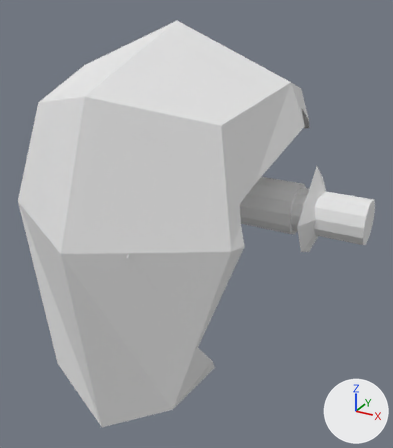
Before and after pictures for a commit that changed the OBJ model Assets/Models/Head/Face/head_0014.obj.
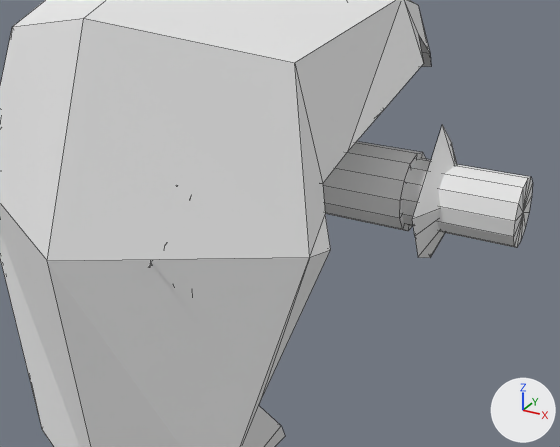
Each version appears first whole from a 50 mm lens placed at (0.528, -0.888, 0.369), pointed at (0.04, -0.001, -0.075), and next in a close-up on the part from 8% to 100% of the width and 19% to 84% of the height. Arrows for +X, +Y and +Z are at lower right; the lights stay in place. The close-ups show mesh edges as thin lines. Where no turn or scale is listed for an object, it has been applied to the vertices. Vertices at the same position are counted once.

In view in the first close-up: 'head_0014'.
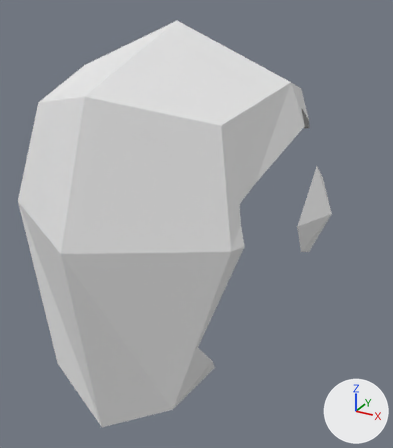
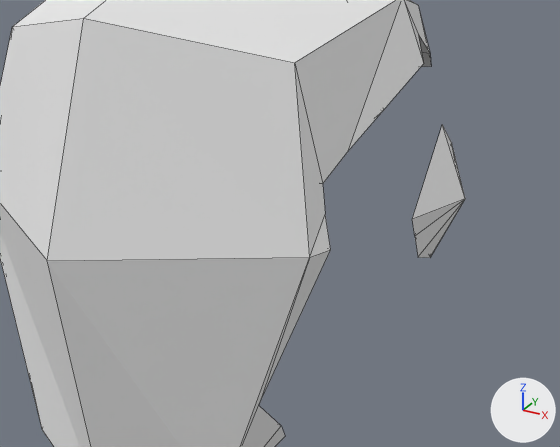
Pixel boxes (x1, y1, x2, y2) of what changed, in the close-ups (560 x 447 px):
'head_0014', reshaped
    before: (0, 0, 533, 447)
    after: (0, 0, 465, 447)
part 1 of me_head_0014, deleted
    before: (402, 158, 533, 248)
part 2 of me_head_0014, deleted
    before: (323, 141, 426, 231)

The edits, one by one:
me_head_0014 has 625 vertices, 685 faces and spans x -0.375..0.375, y -0.348..0.342, z -0.383..0.311.
me_head_0014 is used by ob_head_0014; location (0.0, 0.0, 0.0).
me_head_0014 part 1: the loose piece of 28 vertices spanning x -0.375..0.375, y -0.04..0.04, z -0.041..0.038 is deleted.
me_head_0014 part 2: the loose piece of 28 vertices spanning x -0.249..0.249, y -0.047..0.047, z -0.048..0.045 is deleted.
